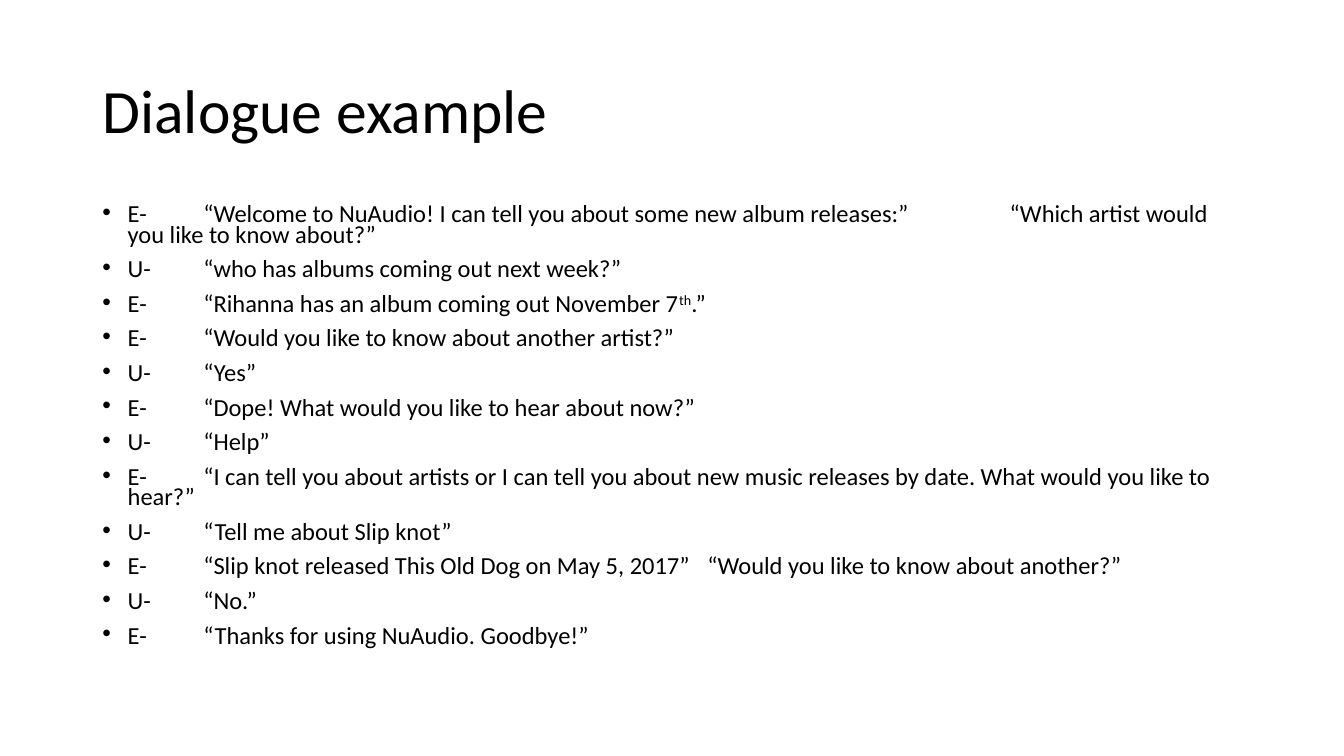
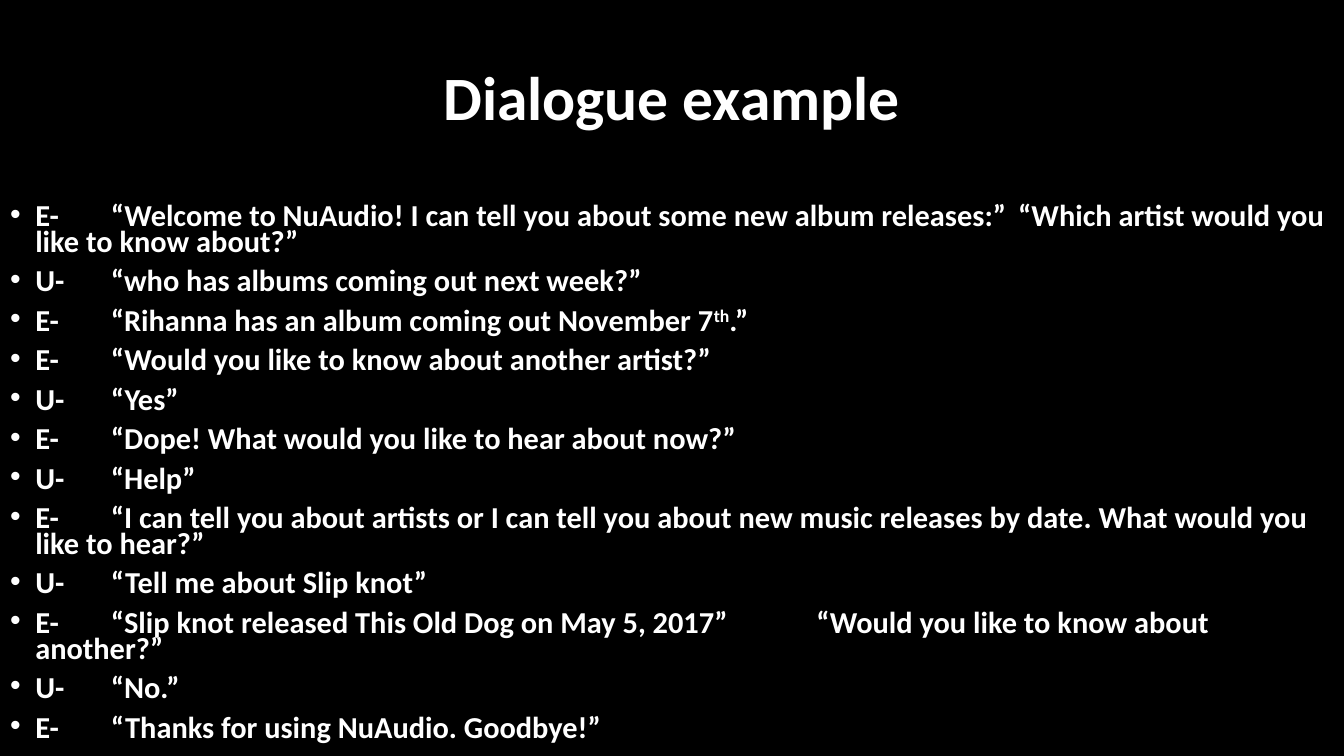
Before and after one commit to boylerft/ScumMasters, a slide deck: slide 5 of NuAudio presentation (2).pptx. Drawn at 1344x756 pixels with LibreOffice and Linux fonts; fonts in the diff are those of the drawing. Boxes give left, top, right and bottom in pixels: in the first picture for what was removed or moved away, otherwise in the second. Text is boxed around its words. In the diff, an @@ line names an element or a change of style, - is before the commit and + after.

```diff
--- a/NuAudio presentation (2).pptx
+++ b/NuAudio presentation (2).pptx
@@ title "Dialogue example": place and size @@
-title "Dialogue example" at <box>102,90,547,144</box>
+title "Dialogue example" at <box>443,76,900,131</box>
@@ title "Dialogue example" at <box>443,76,900,131</box>: text colour #000000 to #FFFFFF, bold on; alignment left to centre @@
@@ text "E- “Welcome to NuAudio! I ...": place and size @@
-text "E- “Welcome to NuAudio! I ..." at <box>128,204,1210,649</box>
+text "E- “Welcome to NuAudio! I ..." at <box>35,203,1324,743</box>
@@ text "E- “Welcome to NuAudio! I ..." at <box>35,203,1324,743</box>: size 17.5 to 21.7 pt, text colour #000000 to #FFFFFF, bold on @@
```
Also in this commit, not shown: 5 other slides changed.
